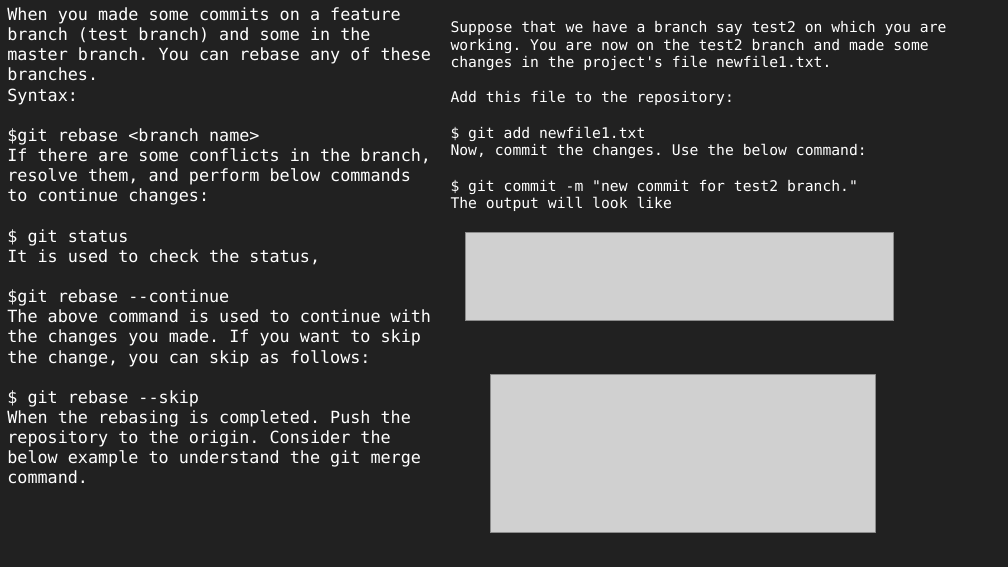
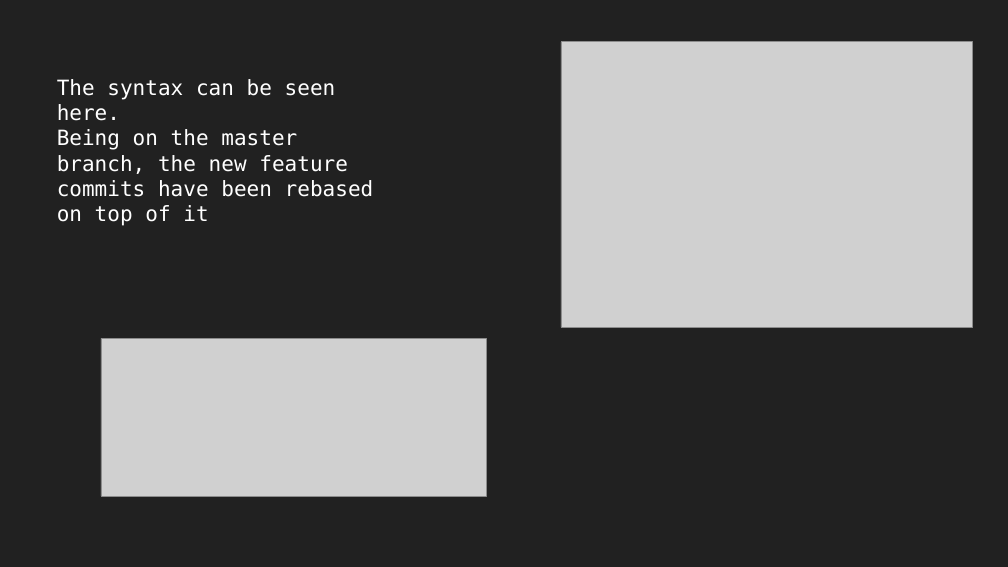
Before and after one commit to Amor-codes/KOSStask, a slide deck: slide 14 of KOSS.pptx. Drawn at 1008x567 pixels with LibreOffice and Linux fonts; fonts in the diff are those of the drawing; grey boxes stand for pictures. Boxes give left, top, right and bottom in pixels: in the first picture for what was removed or moved away, otherwise in the second. Text is boxed around its words. In the diff, an @@ line names an element or a change of style, - is before the commit and + after.

```diff
--- a/KOSS.pptx
+++ b/KOSS.pptx
@@ text removed at box(7, 7, 431, 484) @@
-When you made some commits on a feature branch (test branch) and some in the master branch. You can rebase any of these branches.
-Syntax:
-$git rebase <branch name>
-If there are some conflicts in the branch, resolve them, and perform below commands to continue changes:
-$ git status
-It is used to check the status,
-$git rebase --continue
-The above command is used to continue with the changes you made. If you want to skip the change, you can skip as follows:
-$ git rebase --skip
-When the rebasing is completed. Push the repository to the origin. Consider the below example to understand the git merge command.
@@ text removed at box(451, 21, 947, 211) @@
-Suppose that we have a branch say test2 on which you are working. You are now on the test2 branch and made some changes in the project's file newfile1.txt.
-Add this file to the repository:
-$ git add newfile1.txt
-Now, commit the changes. Use the below command:
-$ git commit -m "new commit for test2 branch."
-The output will look like
@@ picture added at box(561, 42, 972, 327) @@
@@ text added at box(57, 79, 374, 226), 20 pt, text #FFFFFF @@
+The syntax can be seen here.
+Being on the master branch, the new feature commits have been rebased on top of it
@@ picture removed at box(465, 233, 894, 321) @@
@@ picture: place and size @@
-picture at box(490, 375, 875, 533)
+picture at box(101, 338, 486, 496)
```
Also in this commit, not shown: 10 other slides changed.
